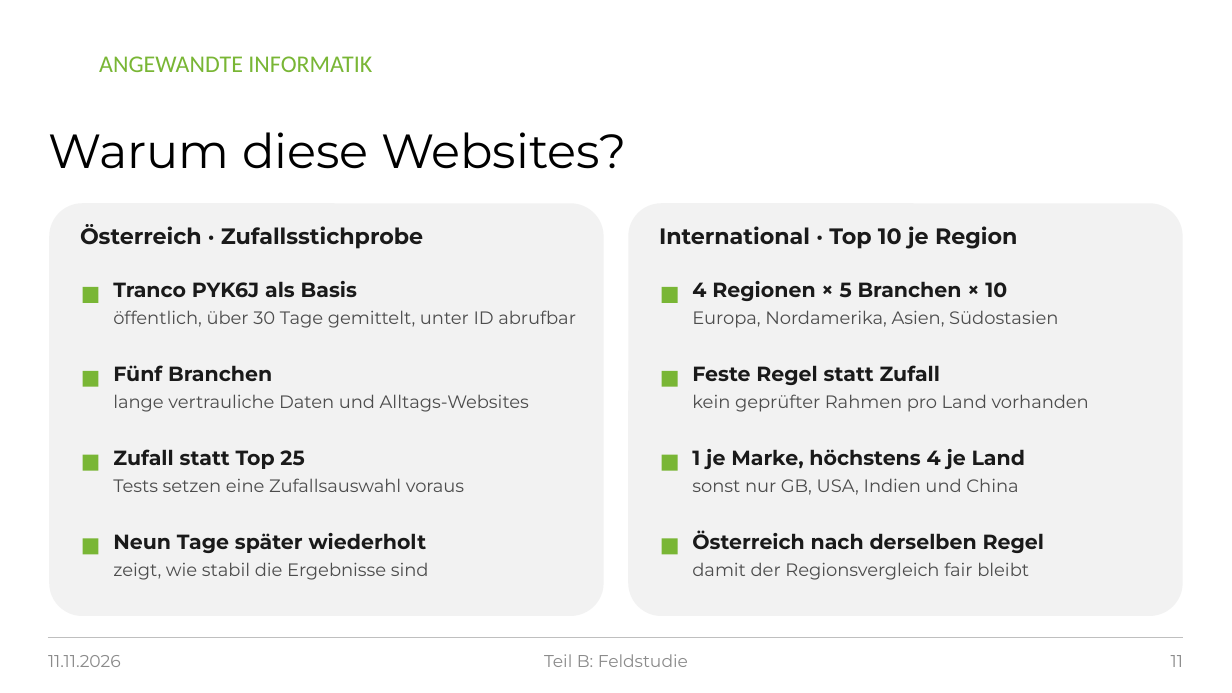
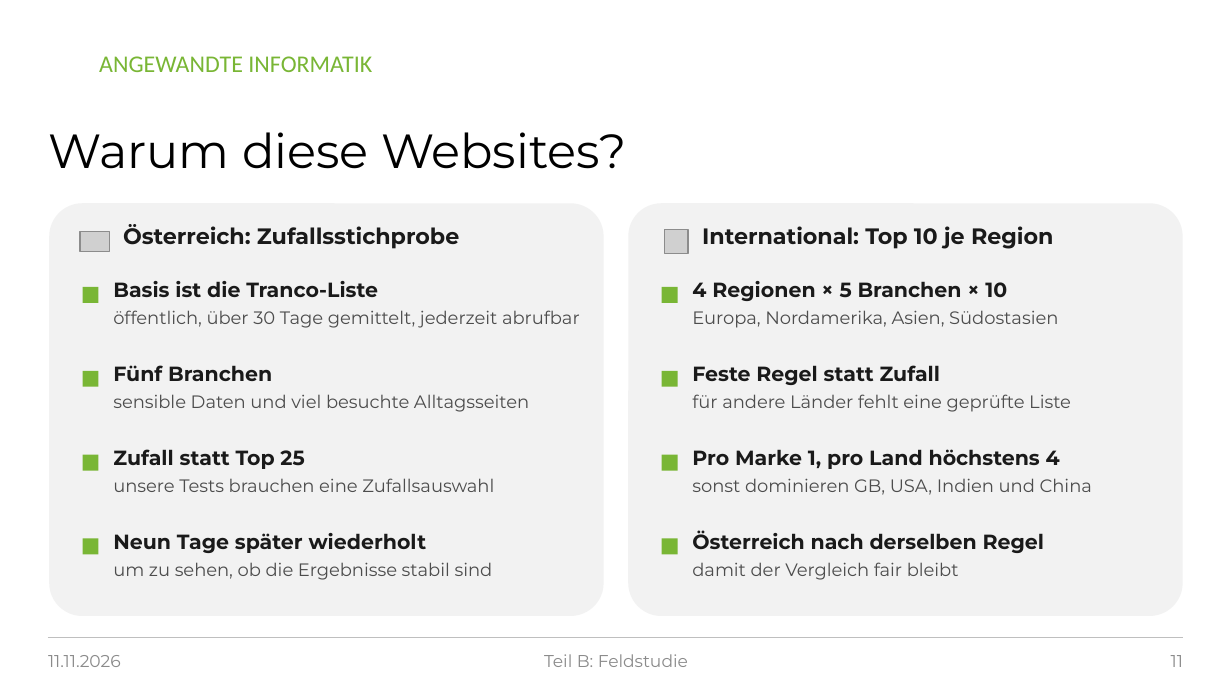
Before and after one commit to raphi98/singer-postquantum-experiment, a slide deck: slide 11 of praesentation/PQ-TLS_Praesentation_2026-11-11.pptx. Drawn at 1232x693 pixels with LibreOffice and Linux fonts; fonts in the diff are those of the drawing; grey boxes stand for pictures; background and template pictures are left out. Boxes give left, top, right and bottom in pixels: in the first picture for what was removed or moved away, otherwise in the second. Text is boxed around its words. In the diff, an @@ line names an element or a change of style, - is before the commit and + after.

```diff
--- a/praesentation/PQ-TLS_Praesentation_2026-11-11.pptx
+++ b/praesentation/PQ-TLS_Praesentation_2026-11-11.pptx
@@ picture added at (80, 232, 110, 251) @@
@@ text at (123, 224, 459, 249): text changed @@
-Österreich · Zufallsstichprobe
+Österreich: Zufallsstichprobe
@@ picture added at (664, 229, 687, 253) @@
@@ text at (702, 226, 1053, 249): text changed @@
-International · Top 10 je Region
+International: Top 10 je Region
@@ text at (113, 281, 580, 328): text changed @@
-Tranco PYK6J als Basis
-öffentlich, über 30 Tage gemittelt, unter ID abrufbar
+Basis ist die Tranco-Liste
+öffentlich, über 30 Tage gemittelt, jederzeit abrufbar
@@ text at (113, 394, 529, 412): text changed @@
-lange vertrauliche Daten und Alltags-Websites
+sensible Daten und viel besuchte Alltagsseiten
@@ text at (692, 394, 1071, 412): text changed @@
-kein geprüfter Rahmen pro Land vorhanden
+für andere Länder fehlt eine geprüfte Liste
@@ text at (692, 449, 1092, 495): text changed @@
-1 je Marke, höchstens 4 je Land
-sonst nur GB, USA, Indien und China
+Pro Marke 1, pro Land höchstens 4
+sonst dominieren GB, USA, Indien und China
@@ text at (113, 478, 494, 492): text changed @@
-Tests setzen eine Zufallsauswahl voraus
+unsere Tests brauchen eine Zufallsauswahl
@@ text at (113, 562, 493, 580): text changed @@
-zeigt, wie stabil die Ergebnisse sind
+um zu sehen, ob die Ergebnisse stabil sind
@@ text at (692, 562, 959, 580): text changed @@
-damit der Regionsvergleich fair bleibt
+damit der Vergleich fair bleibt
```
Also in this commit, not shown: 22 other slides changed, 2 other files.
